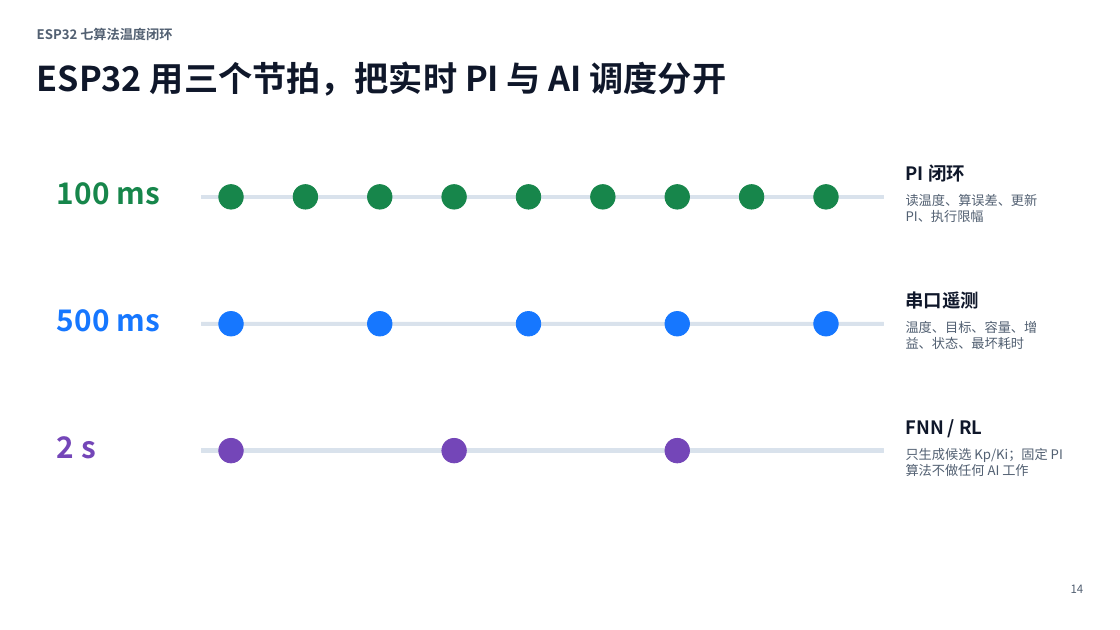
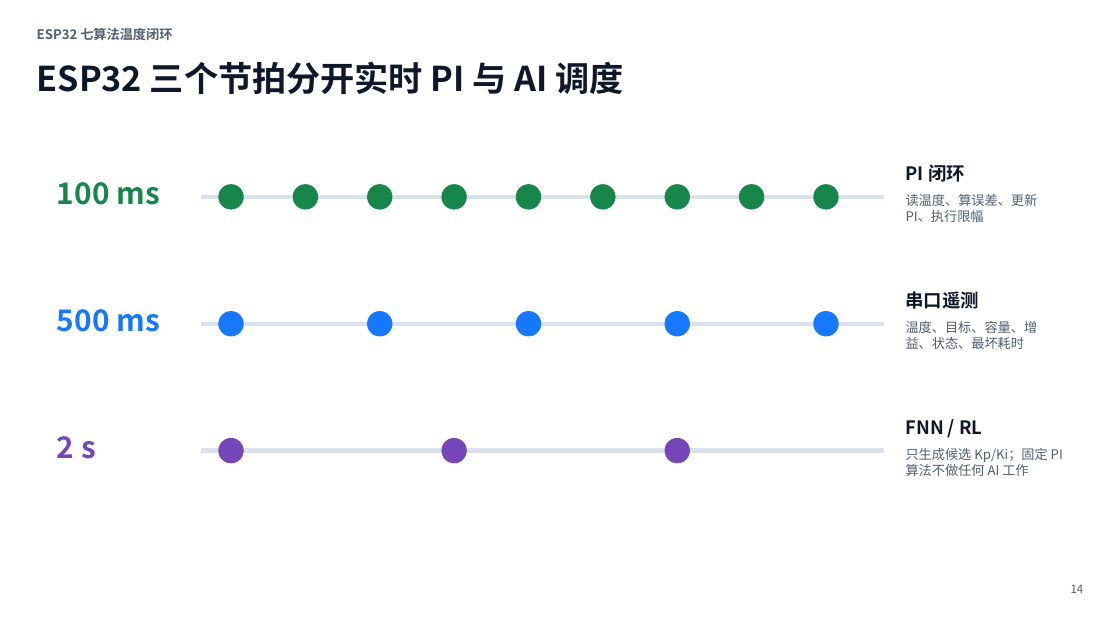
Before and after one commit to HlinForest/hvac-ai-pid-demo, a slide deck: slide 14 of outputs_embedded_demo/ESP32_七算法温度闭环_零基础教学.pptx. Drawn at 1120x630 pixels with LibreOffice and Linux fonts; fonts in the diff are those of the drawing. Boxes give left, top, right and bottom in pixels: in the first picture for what was removed or moved away, otherwise in the second. Text is boxed around its words. In the diff, an @@ line names an element or a change of style, - is before the commit and + after.

```diff
--- a/outputs_embedded_demo/ESP32_七算法温度闭环_零基础教学.pptx
+++ b/outputs_embedded_demo/ESP32_七算法温度闭环_零基础教学.pptx
@@ text at (37,61,624,94): text changed @@
-ESP32 用三个节拍，把实时 PI 与 AI 调度分开
+ESP32 三个节拍分开实时 PI 与 AI 调度
```
Also in this commit, not shown: 19 other slides changed, 24 other files.
